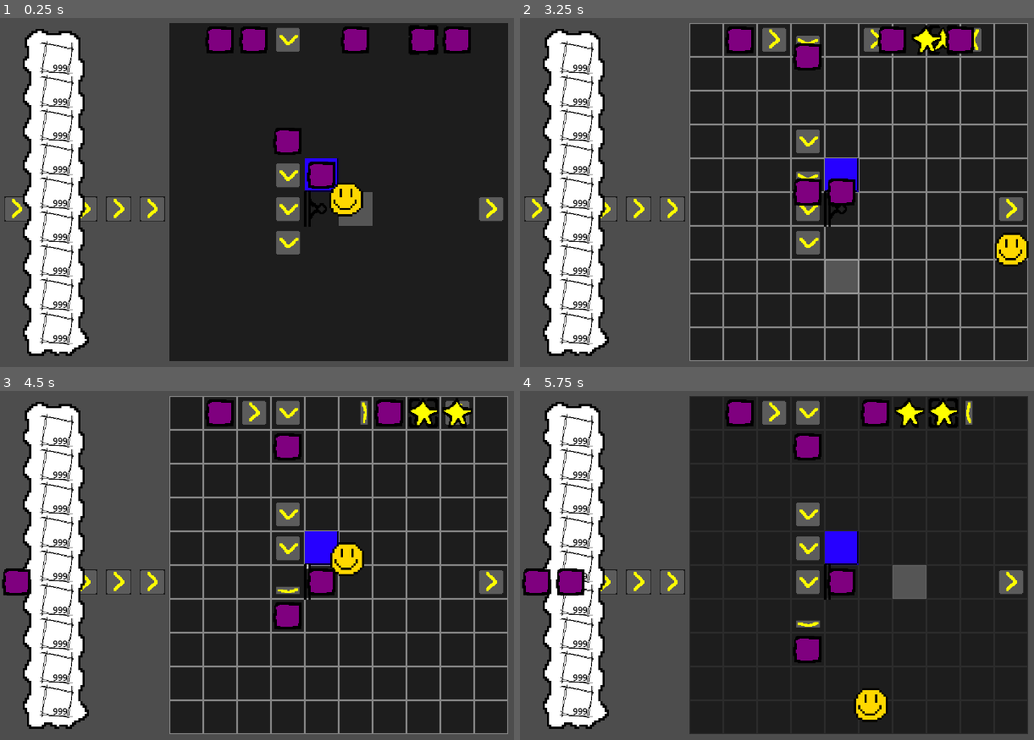
Above: before the commit, frames 1-4 (two rows, left to right).
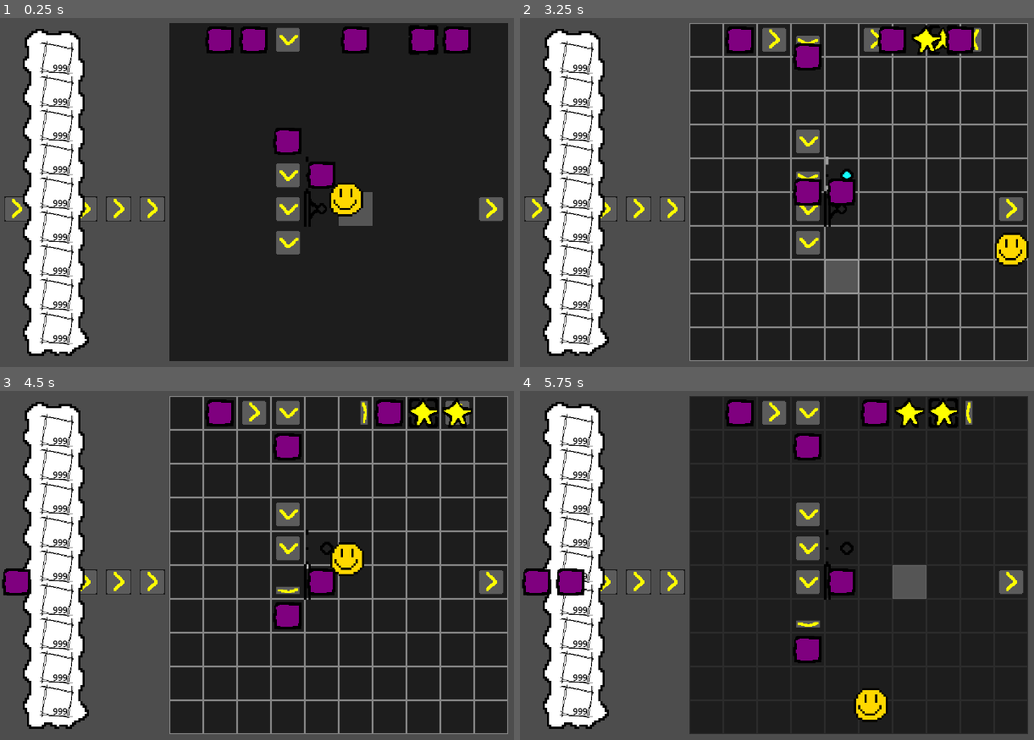
Above: after the commit, the same moments.

Repository: Stev51/gmtk-jam-2025
Game: Godot game, scene res://scenes/main.tscn
Two runs of this game, one before a commit and one after it. Both use one fixed random seed, a clock stepped at 60 frames per second and the inputs below.
Inputs (mouse positions are in pixels of both pictures, inside the frame that each line leads up to):
- Up to frame 1 (0.25 s): no input
- Up to frame 2 (3.25 s): tap Enter at 0.5 s; move the mouse to (1008, 171) at 0.52 s; hold Right (ui_right) 0.53-1.28 s; tap E every 0.75 s from 0.6 to 2.85 s; click (1008, 171) at 0.67 s; move the mouse to (725, 209) at 1.27 s; hold Down (ui_down) 1.28-2.03 s; move the mouse to (926, 108) at 2.02 s; hold Right (ui_right) 2.03-2.78 s; move the mouse to (823, 269) at 2.77 s; hold Up (ui_up) from 2.78 s (still down); click (823, 269) at 2.92 s
- Up to frame 3 (4.5 s): move the mouse to (outside the picture) at 3.52 s; release Up (ui_up) at 3.53 s; hold Left (ui_left) from 3.53 s (still down); tap E at 3.6, 4.35 s; move the mouse to (133, 509) at 4.27 s
- Up to frame 4 (5.75 s): move the mouse to (890, 565) at 5.02 s; release Left (ui_left) at 5.03 s; hold Down (ui_down) from 5.03 s (still down); tap E at 5.1 s; click (890, 565) at 5.17 s

The runs differ from the first frame. In frame 1, 0.2% of the frame differs, in the area x 59-66%, y 39-51%; in frame 2, 0.4%; in frame 3, 0.6%; in frame 4, 0.6%.

Commit message:
add combiner sprites

Diff:
--- a/scenes/combiner.tscn
+++ b/scenes/combiner.tscn
@@ -1,8 +1,81 @@
-[gd_scene load_steps=2 format=3 uid="uid://b2y20gwuw10g4"]
+[gd_scene load_steps=12 format=3 uid="uid://b2y20gwuw10g4"]
 
-[sub_resource type="PlaceholderTexture2D" id="PlaceholderTexture2D_c5wrf"]
-size = Vector2(64, 64)
+[ext_resource type="Texture2D" uid="uid://dn88fsrs1bucd" path="res://assets/img/combiner.png" id="1_pnhmn"]
 
-[node name="Combiner" type="Sprite2D"]
-modulate = Color(0.14902, 0.34902, 1, 1)
-texture = SubResource("PlaceholderTexture2D_c5wrf")
+[sub_resource type="AtlasTexture" id="AtlasTexture_8ascq"]
+atlas = ExtResource("1_pnhmn")
+region = Rect2(0, 0, 40, 32)
+
+[sub_resource type="AtlasTexture" id="AtlasTexture_inmo2"]
+atlas = ExtResource("1_pnhmn")
+region = Rect2(0, 32, 40, 32)
+
+[sub_resource type="AtlasTexture" id="AtlasTexture_qq4hb"]
+atlas = ExtResource("1_pnhmn")
+region = Rect2(0, 64, 40, 32)
+
+[sub_resource type="AtlasTexture" id="AtlasTexture_pq7as"]
+atlas = ExtResource("1_pnhmn")
+region = Rect2(0, 96, 40, 32)
+
+[sub_resource type="AtlasTexture" id="AtlasTexture_8e2g8"]
+atlas = ExtResource("1_pnhmn")
+region = Rect2(0, 128, 40, 32)
+
+[sub_resource type="AtlasTexture" id="AtlasTexture_y6xh7"]
+atlas = ExtResource("1_pnhmn")
+region = Rect2(0, 160, 40, 32)
+
+[sub_resource type="AtlasTexture" id="AtlasTexture_m3g67"]
+atlas = ExtResource("1_pnhmn")
+region = Rect2(0, 192, 40, 32)
+
+[sub_resource type="AtlasTexture" id="AtlasTexture_6dbsf"]
+atlas = ExtResource("1_pnhmn")
+region = Rect2(0, 224, 40, 32)
+
+[sub_resource type="AtlasTexture" id="AtlasTexture_3m7yj"]
+atlas = ExtResource("1_pnhmn")
+region = Rect2(0, 256, 40, 32)
+
+[sub_resource type="SpriteFrames" id="SpriteFrames_8y0n4"]
+animations = [{
+"frames": [{
+"duration": 1.0,
+"texture": SubResource("AtlasTexture_8ascq")
+}, {
+"duration": 1.0,
+"texture": SubResource("AtlasTexture_inmo2")
+}, {
+"duration": 1.0,
+"texture": SubResource("AtlasTexture_qq4hb")
+}, {
+"duration": 1.0,
+"texture": SubResource("AtlasTexture_pq7as")
+}, {
+"duration": 1.0,
+"texture": SubResource("AtlasTexture_8e2g8")
+}, {
+"duration": 1.0,
+"texture": SubResource("AtlasTexture_y6xh7")
+}, {
+"duration": 1.0,
+"texture": SubResource("AtlasTexture_m3g67")
+}, {
+"duration": 1.0,
+"texture": SubResource("AtlasTexture_6dbsf")
+}, {
+"duration": 1.0,
+"texture": SubResource("AtlasTexture_3m7yj")
+}],
+"loop": false,
+"name": &"default",
+"speed": 10.0
+}]
+
+[node name="Combiner" type="AnimatedSprite2D"]
+position = Vector2(8, 2.01948e-28)
+scale = Vector2(2.5, 2.5)
+sprite_frames = SubResource("SpriteFrames_8y0n4")
+frame = 8
+frame_progress = 1.0
--- a/scripts/mechanism/combiner.gd
+++ b/scripts/mechanism/combiner.gd
@@ -10,6 +10,7 @@
 	self.node.rotate(PI * dir / 2)
 
 func update(currentCycle: int):
+	self.node.play()
 	var mechOnTop: Mechanism = field.getForegroundMechanism(x, y)
 	if mechOnTop == null: return
 	if !mechOnTop.connectMech(dir):
Binary file added: assets/img/combiner.png
Not shown, added: assets/img/combiner.png.import
Not shown, added: asset_projects/images/combiner.xcf
